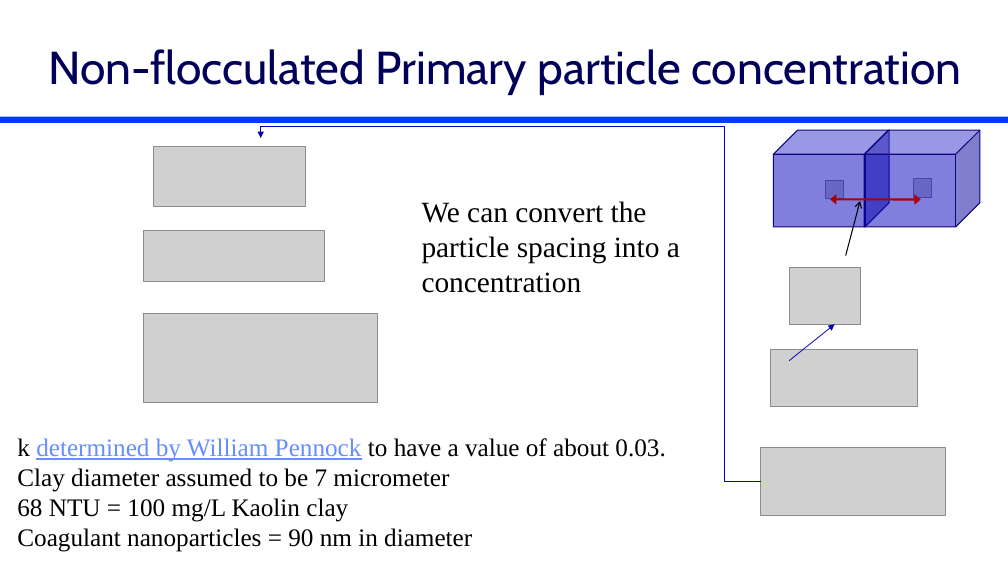
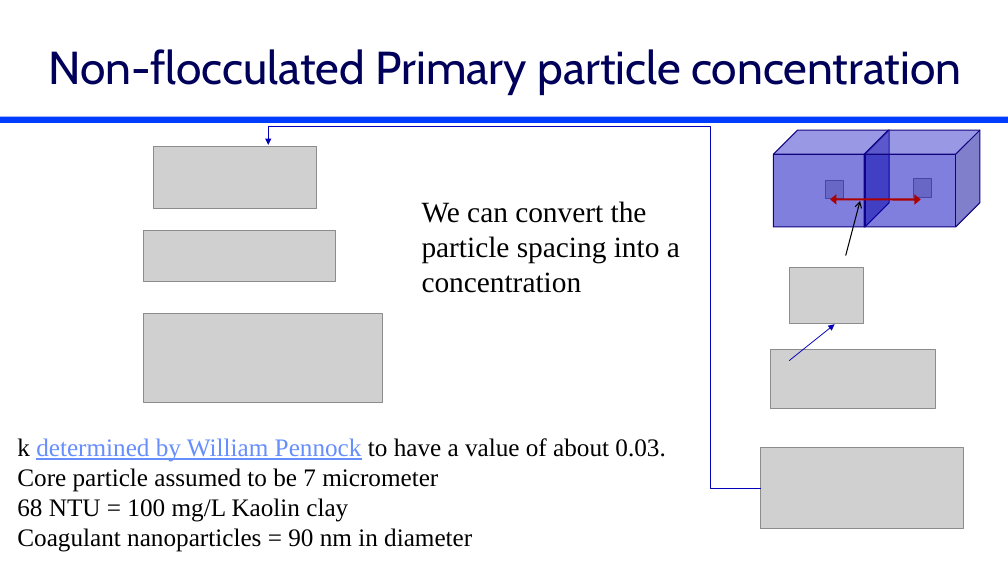
Before and after one commit to monroews/CEE4520Lectures, a slide deck: slide 26 of Flocculation Model.pptx (slide 27 before the commit). Drawn at 1008x567 pixels with LibreOffice and Linux fonts; fonts in the diff are those of the drawing; grey boxes stand for pictures. Boxes give left, top, right and bottom in pixels: in the first picture for what was removed or moved away, otherwise in the second. Text is boxed around its words. In the diff, an @@ line names an element or a change of style, - is before the commit and + after.

```diff
--- a/Flocculation Model.pptx
+++ b/Flocculation Model.pptx
@@ picture: place and size @@
-picture at (154,147,306,206)
+picture at (154,147,316,209)
@@ rectangle removed at (253,138,268,145) @@
@@ elbow arrow moved from (761, 482) - (261, 138) to (761, 488) - (268, 145) @@
@@ picture: place and size @@
-picture at (144,230,324,281)
+picture at (144,230,336,281)
@@ picture: place and size @@
-picture at (144,313,377,402)
+picture at (144,313,382,402)
@@ picture: place and size @@
-picture at (771,350,917,407)
+picture at (771,350,935,409)
@@ picture: place and size @@
-picture at (761,448,945,516)
+picture at (761,448,963,529)
@@ text at (17,468,438,492): text changed @@
-Clay diameter assumed to be 7 micrometer
+Core particle assumed to be 7 micrometer
```
Also in this commit, not shown: 19 other slides changed, 11 slides added, 7 slides removed.
